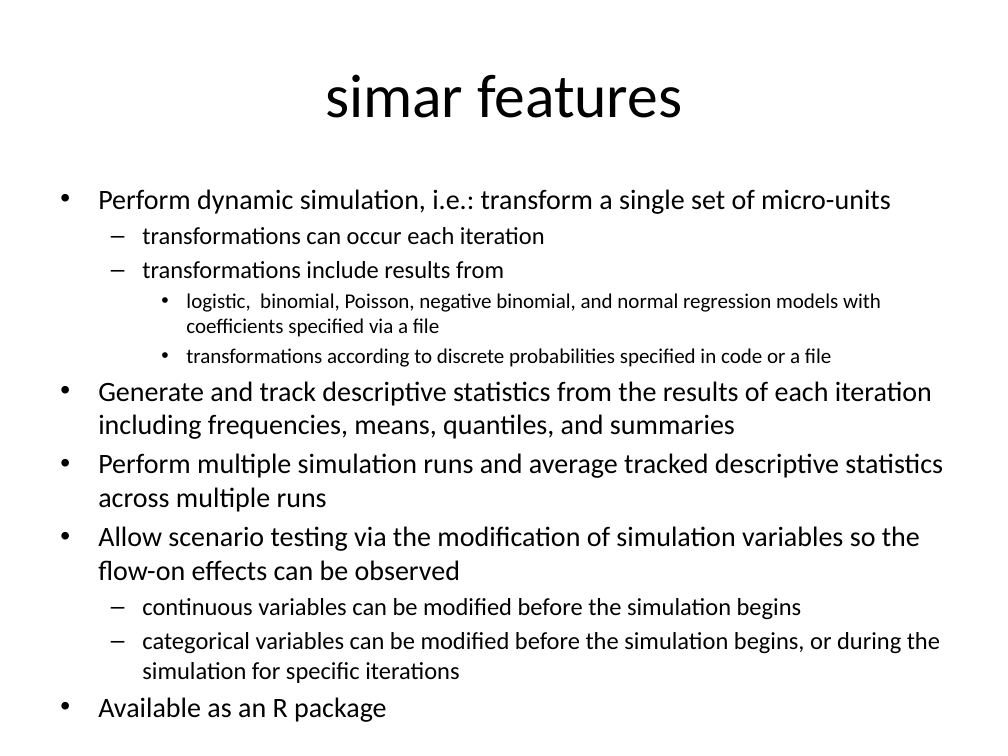
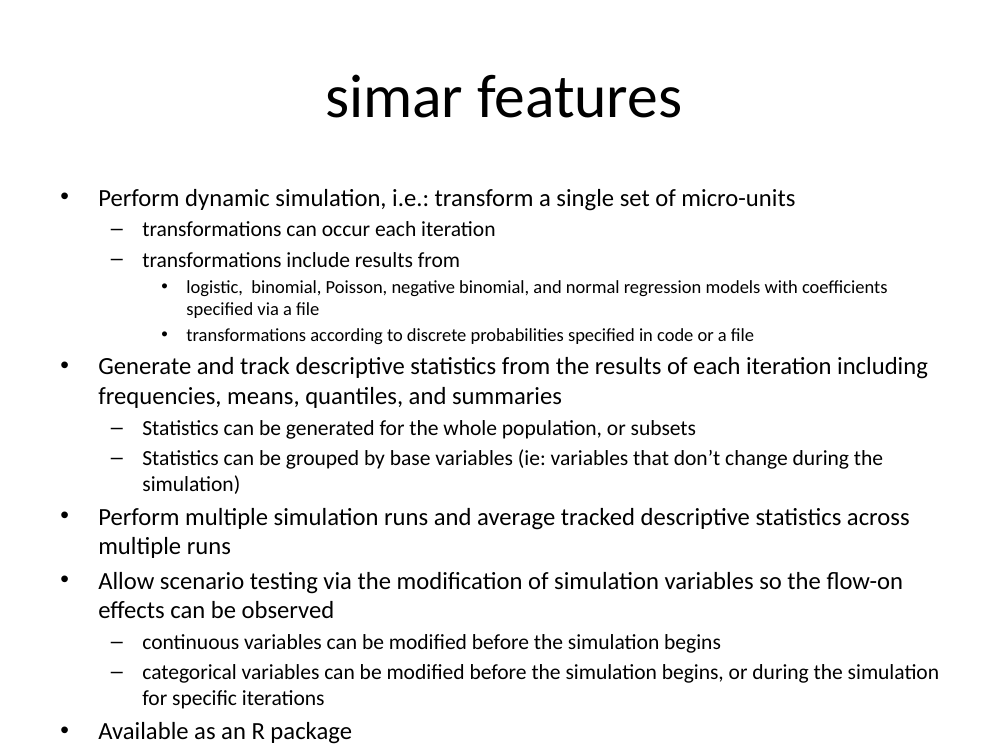
Before and after one commit to compassresearchcentre/simario, a slide deck: slide 3 of src/docs/Simar overview.pptx. Drawn at 1008x756 pixels with LibreOffice and Linux fonts; fonts in the diff are those of the drawing. Boxes give left, top, right and bottom in pixels: in the first picture for what was removed or moved away, otherwise in the second. Text is boxed around its words. In the diff, an @@ line names an element or a change of style, - is before the commit and + after.

Commit message:
add demo scenario 1

```diff
--- a/src/docs/Simar overview.pptx
+++ b/src/docs/Simar overview.pptx
@@ text at <box>98,189,939,683</box>: size 20 to 17.6 pt in "Perform dynamic simulation, i.e.: transform a single ...", "Generate and track descriptive statistics from the ...", "Perform multiple simulation runs and average tracked ...", "Allow scenario testing via the modification of ..." and 1 more places; size 17.5 to 15.4 pt in "transformations can occur each iteration", "transformations include results from", "continuous variables can be modified before the ...", "categorical variables can be modified before the ..."; size 15 to 13.2 pt in "logistic, binomial, Poisson, negative binomial, and normal ...", "transformations according to discrete probabilities specifie ..." @@
@@ text at <box>142,420,883,494</box>: paragraphs added @@
+  – Statistics can be generated for the whole population, or subsets
+  – Statistics can be grouped by base variables (ie: variables that don’t change during the simulation)
```
Also in this commit, not shown: 5 other files.
